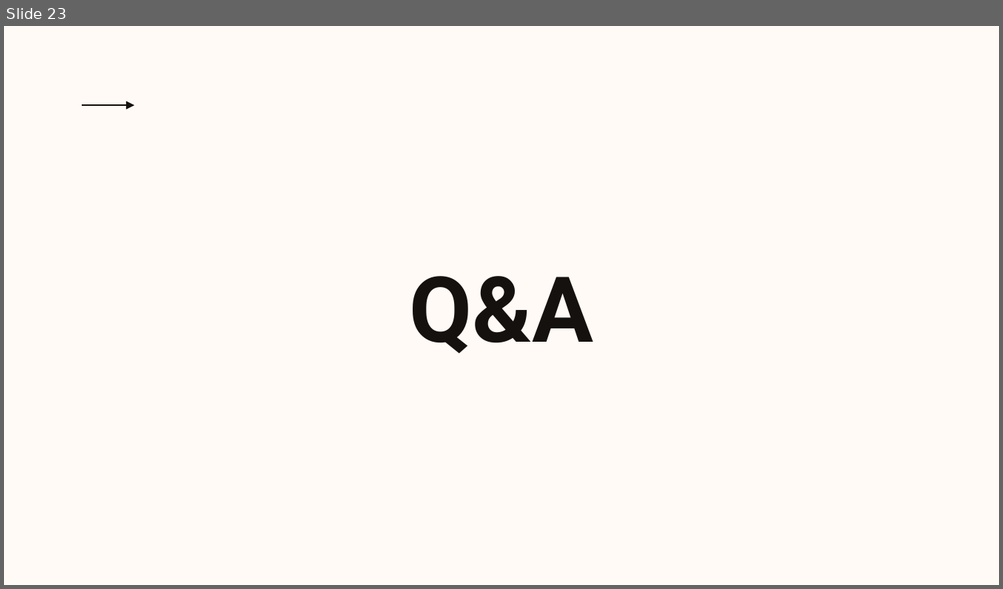
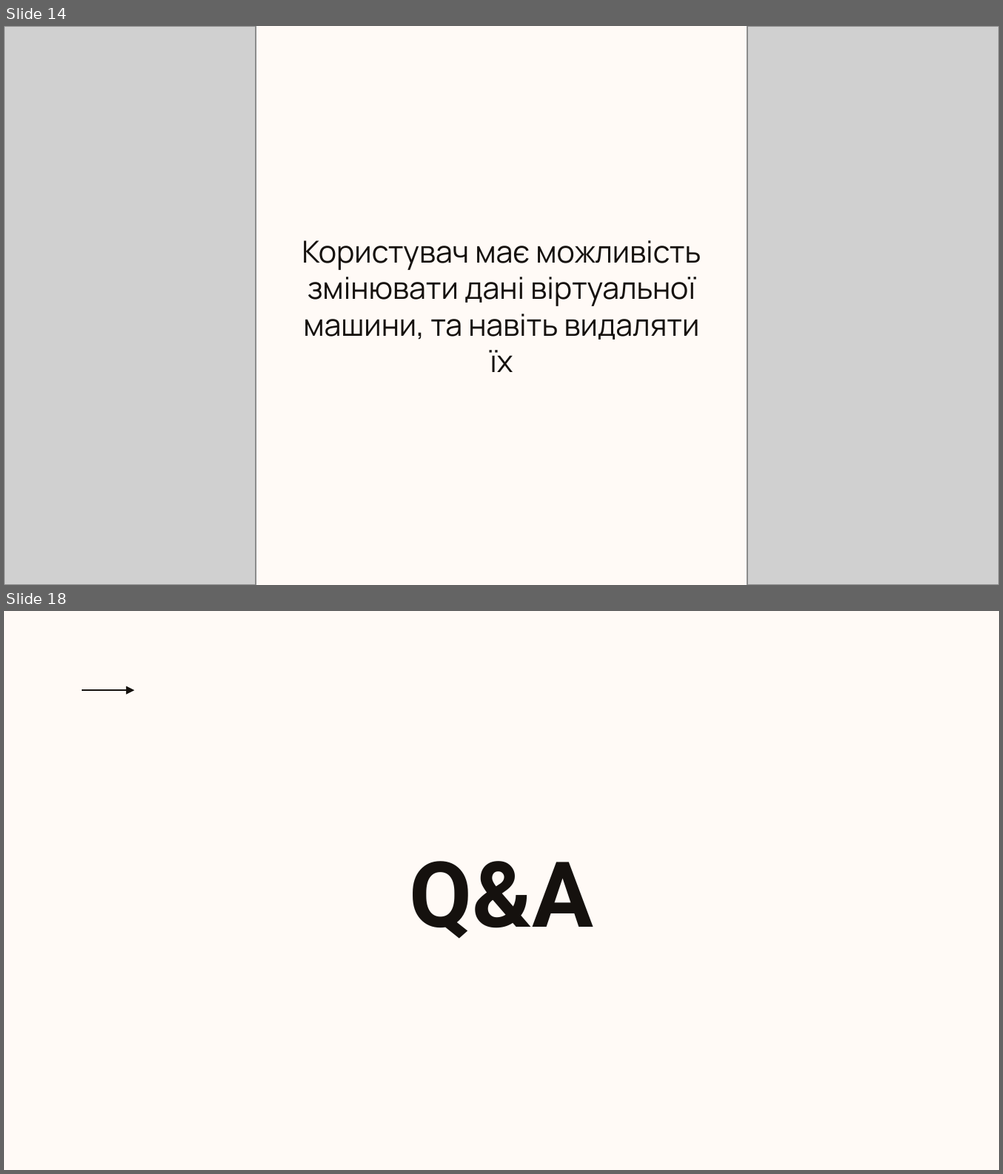
Before and after one commit to johnburitto/VMControlPanel, a slide deck: Презентація.pptx. Shown one above the other, each under a label of ours: slide 23 before the commit, slides 14 and 18 after it; the slides between them are not shown. The pictures are 1003x589 and 1003x1174 pixels, drawn with LibreOffice and Linux fonts; fonts in the diff are those of the drawing; grey boxes stand for pictures; background and template pictures are left out. Boxes give left, top, right and bottom in pixels: in the first picture for what was removed or moved away, otherwise in the second. Text is boxed around its words. In the diff, an @@ line names an element or a change of style, - is before the commit and + after.

```diff
--- a/Презентація.pptx
+++ b/Презентація.pptx
@@ slide 14 added at (4, 26, 999, 585), background picture (left out) @@
@@ picture added at (4, 26, 256, 585) @@
@@ picture added at (747, 26, 999, 585) @@
@@ text added at (301, 241, 700, 372), 22 pt, text #15110E @@
+Користувач має можливість змінювати дані віртуальної машини, та навіть видаляти їх
@@ what was slide 23 is now slide 18 @@
```
Also in this commit, not shown: 13 slides changed, 2 other slides added, 8 slides removed, 12 other files.
